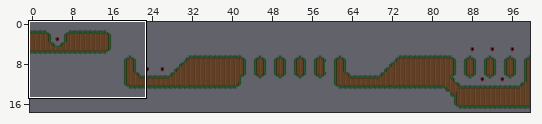
An edit to a level. Tiled map, levels/7.tmx. The picture above shows the old version from afar; the outline marks the close-up.
Close-up. Before the commit:
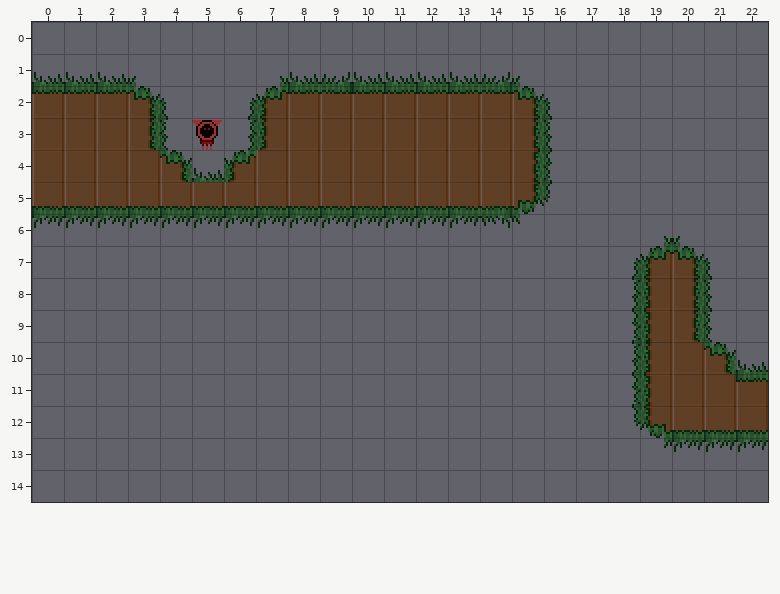
Cells are 16x16 px. Shown: x 0..22, y 0..14.
And afterwards:
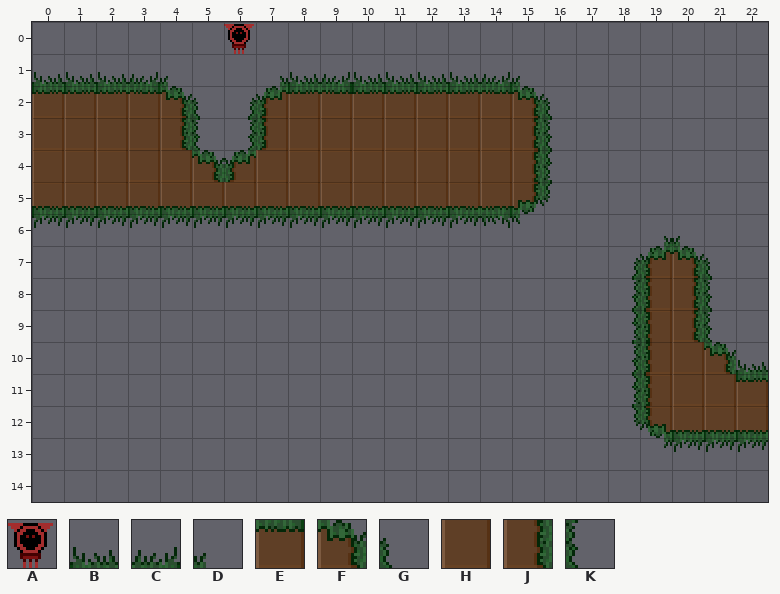
Key: from "enemies": A 0; from "wizwiz": B 149, C 150, D 151, E 170, F 171, G 172, H 189, J 191, K 192.
_ is an empty cell.
From old to new:
{"where": "layer \"Tile Layer 1\""}
{"y":0,"x":6,"old":"_","new":"A"}
{"y":1,"x":3,"old":"D_","new":"CD"}
{"y":2,"x":3,"old":"FG_","new":"EFG"}
{"y":3,"x":3,"old":"JKA","new":"HJK"}
{"y":4,"x":4,"old":"FB","new":"HF"}
